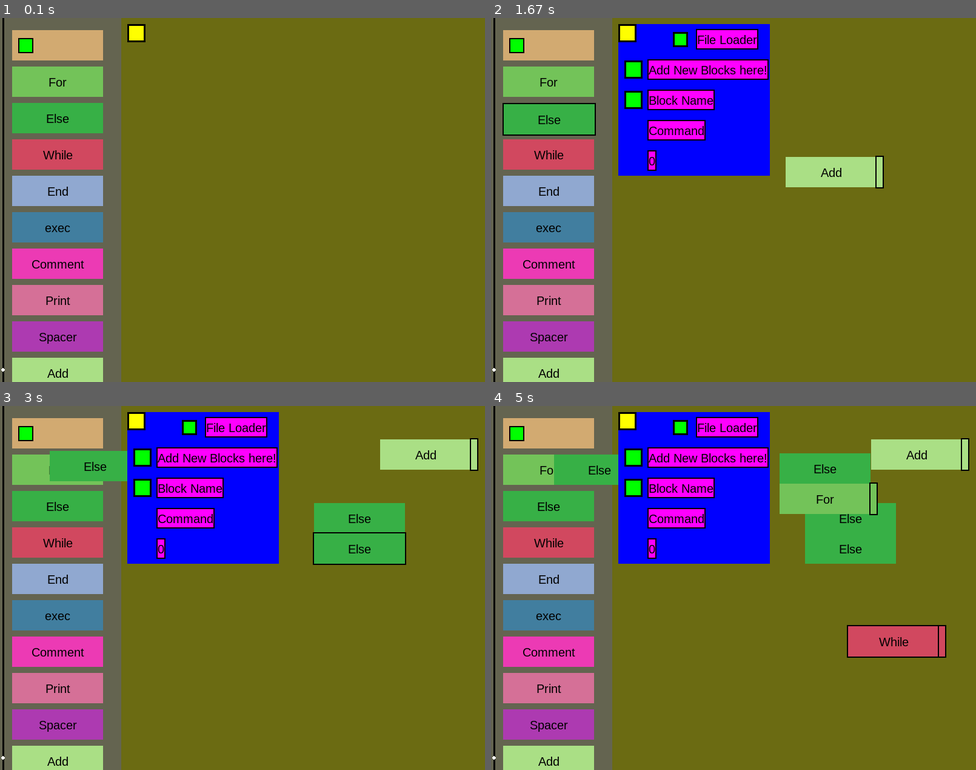
Above: before the commit, frames 1-4 (two rows, left to right).
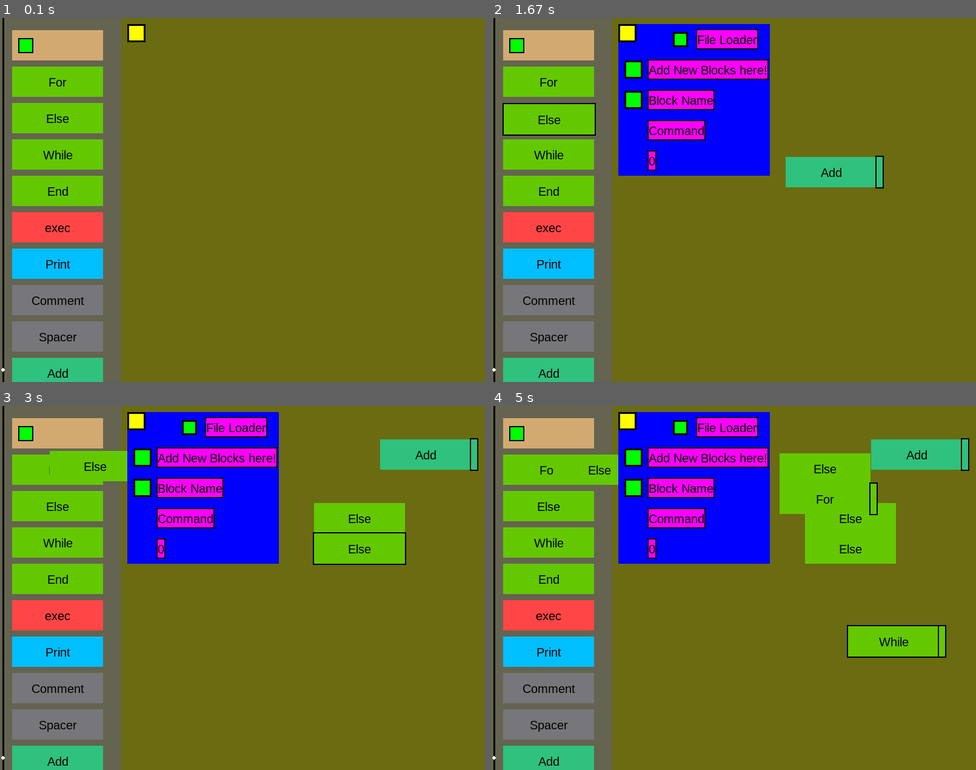
Above: after the commit, the same moments.

Repository: wsadzanie2/PyBlockCode
Game: pygame game, started from main.py
Same seed, same stepped clock (60 frames per second), same inputs: the game is played once before the commit and once after it.
Inputs (mouse positions are in pixels of both pictures, inside the frame that each line leads up to):
- Up to frame 1 (0.1 s): no input
- Up to frame 2 (1.67 s): click (626, 32) at 0.38 s; click "Add New Blocks here!" at 0.72 s; press the mouse at (549, 371) at 1.03 s; move the mouse to (689, 272) at 1.13 s; release the mouse at (830, 170) at 1.27 s; click (549, 119) at 1.38 s
- Up to frame 3 (3 s): press the mouse at (58, 507) at 1.7 s; move the mouse to (77, 486) at 1.8 s; release the mouse at (97, 464) at 1.93 s; press the mouse at (339, 558) at 2.03 s; move the mouse to (383, 507) at 2.13 s; release the mouse at (426, 453) at 2.27 s; press the mouse at (189, 486) at 2.37 s; move the mouse to (242, 471) at 2.47 s; release the mouse at (291, 453) at 2.6 s; press the mouse at (58, 507) at 2.7 s; move the mouse to (208, 511) at 2.8 s; release the mouse at (358, 518) at 2.93 s
- Up to frame 4 (5 s): press the mouse at (714, 427) at 3.03 s; move the mouse to (709, 562) at 3.13 s; release the mouse at (704, 700) at 3.27 s; press the mouse at (549, 471) at 3.37 s; move the mouse to (685, 467) at 3.47 s; release the mouse at (825, 467) at 3.6 s; click (699, 518) at 3.72 s; press the mouse at (549, 507) at 4.03 s; move the mouse to (573, 486) at 4.13 s; release the mouse at (597, 471) at 4.27 s; press the mouse at (680, 486) at 4.37 s; move the mouse to (786, 471) at 4.47 s; release the mouse at (898, 456) at 4.6 s; press the mouse at (549, 544) at 4.7 s; move the mouse to (718, 591) at 4.8 s; release the mouse at (893, 642) at 4.93 s

The runs differ from the first frame. In frame 1, 14% of the frame differs, in the area x 2-22%, y 13-100%; in frame 2, 15%; in frame 3, 19%; in frame 4, 23%, in the area x 2-99%, y 9-100%.

Commit message:
Added specific colors to each block

Diff:
--- a/Blocks.py
+++ b/Blocks.py
@@ -1,18 +1,18 @@
 BLOCKS = [
-    {'color': None, 'text': "For", 'command': 'for i in range', 'arguments': 1, 'tab_increase': 1},
-    {'color': None, 'text': "Else", 'command': 'else:', 'arguments': 0, 'tab_increase': 1},
-    {'color': None, 'text': "While", 'command': 'while ', 'arguments': 1, 'tab_increase': 1},
-    {'color': None, 'text': "End", 'command': '', 'arguments': 0, 'tab_increase': -1},
-    {'color': None, 'text': "exec", 'command': 'exec', 'arguments': 1},
-    {'color': None, 'text': "Comment", 'command': '# ', 'arguments': 1},
-    {'color': None, 'text': "Print", 'command': 'print', 'arguments': 1},
-    {'color': None, 'text': "Spacer", 'command': '', 'arguments': 0},
-    {'color': None, 'text': "Add", 'command': '(lambda x, y: x + y)', 'arguments': 2},
-    {'color': None, 'text': "Subtract", 'command': '(lambda x, y: x - y)', 'arguments': 2},
-    {'color': None, 'text': "Multiply", 'command': '(lambda x, y: x * y)', 'arguments': 2},
-    {'color': None, 'text': "Divide", 'command': '(lambda x, y: x / y)', 'arguments': 2},
-    {'color': None, 'text': "Modulus", 'command': '(lambda x, y: x % y)', 'arguments': 2},
-    {'color': None, 'text': "Power", 'command': '(lambda x, y: x ** y)', 'arguments': 2},
-    {'color': None, 'text': "Floor Divide", 'command': '(lambda x, y: x // y)', 'arguments': 2},
-    {'color': None, 'text': "Absolute Value", 'command': 'abs', 'arguments': 1},
+    {'color': (100, 200, 0), 'text': "For", 'command': 'for i in range', 'arguments': 1, 'tab_increase': 1},
+    {'color': (100, 200, 0), 'text': "Else", 'command': 'else:', 'arguments': 0, 'tab_increase': 1},
+    {'color': (100, 200, 0), 'text': "While", 'command': 'while ', 'arguments': 1, 'tab_increase': 1},
+    {'color': (100, 200, 0), 'text': "End", 'command': '', 'arguments': 0, 'tab_increase': -1},
+    {'color': (255, 70, 70), 'text': "exec", 'command': 'exec', 'arguments': 1},
+    {'color': (0, 191, 255), 'text': "Print", 'command': 'print', 'arguments': 1},
+    {'color': (119, 118, 123), 'text': "Comment", 'command': '# ', 'arguments': 1},
+    {'color': (119, 118, 123), 'text': "Spacer", 'command': '', 'arguments': 0},
+    {'color': (46, 194, 126), 'text': "Add", 'command': '(lambda x, y: x + y)', 'arguments': 2},
+    {'color': (46, 194, 126), 'text': "Subtract", 'command': '(lambda x, y: x - y)', 'arguments': 2},
+    {'color': (46, 194, 126), 'text': "Multiply", 'command': '(lambda x, y: x * y)', 'arguments': 2},
+    {'color': (46, 194, 126), 'text': "Divide", 'command': '(lambda x, y: x / y)', 'arguments': 2},
+    {'color': (46, 194, 126), 'text': "Modulus", 'command': '(lambda x, y: x % y)', 'arguments': 2},
+    {'color': (46, 194, 126), 'text': "Power", 'command': '(lambda x, y: x ** y)', 'arguments': 2},
+    {'color': (46, 194, 126), 'text': "Floor Divide", 'command': '(lambda x, y: x // y)', 'arguments': 2},
+    {'color': (46, 194, 126), 'text': "Absolute Value", 'command': 'abs', 'arguments': 1},
 ]
